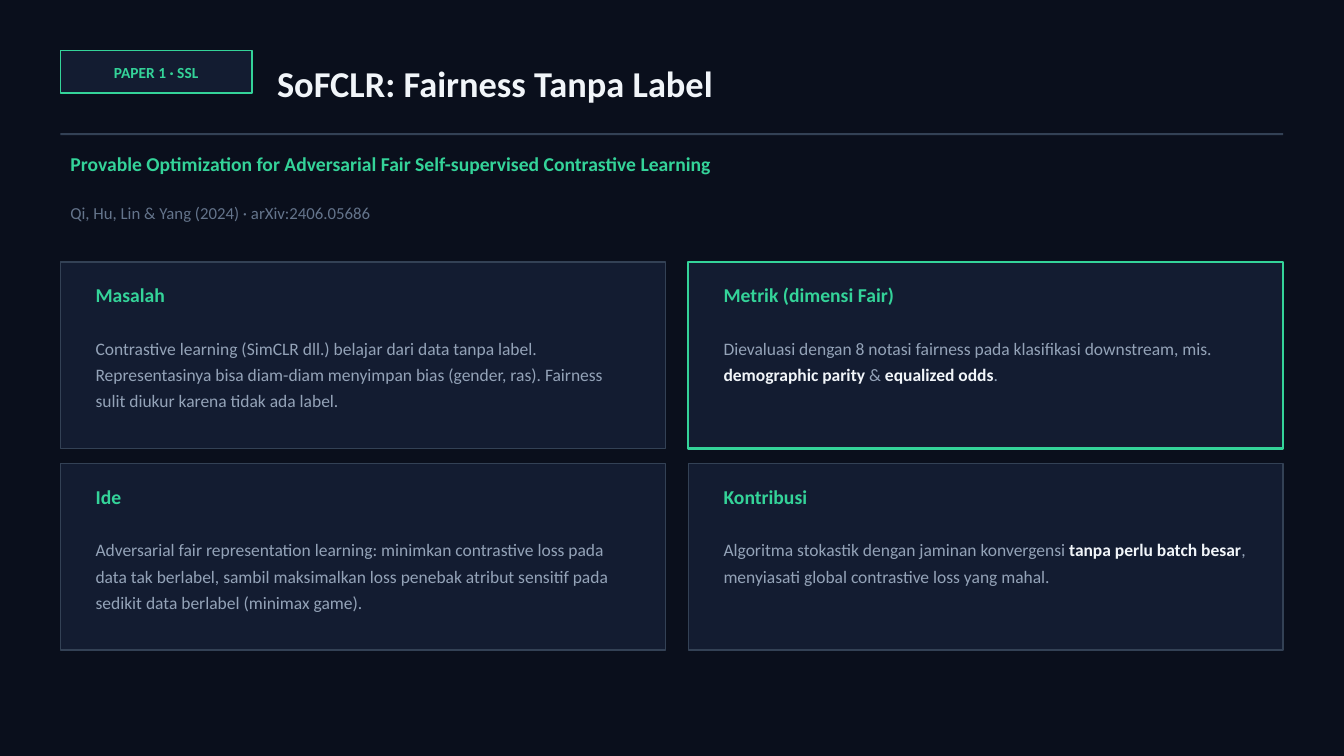
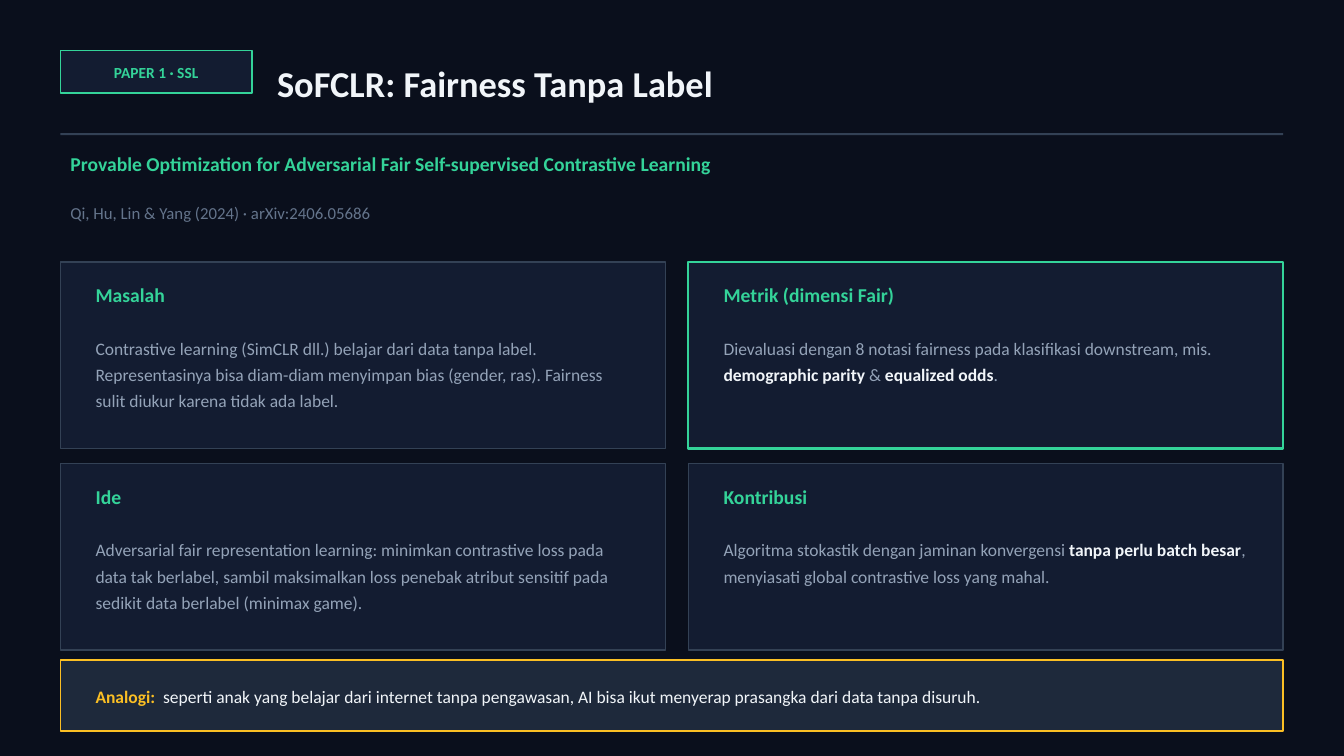
Before and after one commit to awangga/awangga.github.io, a slide deck: slide 5 of safe/metrics/SAFE-AI-Metrics.pptx. Drawn at 1344x756 pixels with LibreOffice and Linux fonts; fonts in the diff are those of the drawing. Boxes give left, top, right and bottom in pixels: in the first picture for what was removed or moved away, otherwise in the second. Text is boxed around its words. In the diff, an @@ line names an element or a change of style, - is before the commit and + after.

```diff
--- a/safe/metrics/SAFE-AI-Metrics.pptx
+++ b/safe/metrics/SAFE-AI-Metrics.pptx
@@ rectangle added at (60, 660, 1284, 731), fill #1E293B, outline #FBBF24 1.25 pt @@
@@ text added at (96, 690, 980, 706), 12.5 pt, text #F1F5F9 @@
+Analogi: seperti anak yang belajar dari internet tanpa pengawasan, AI bisa ikut menyerap prasangka dari data tanpa disuruh.
```
Also in this commit, not shown: 2 other slides changed, 1 other file.
